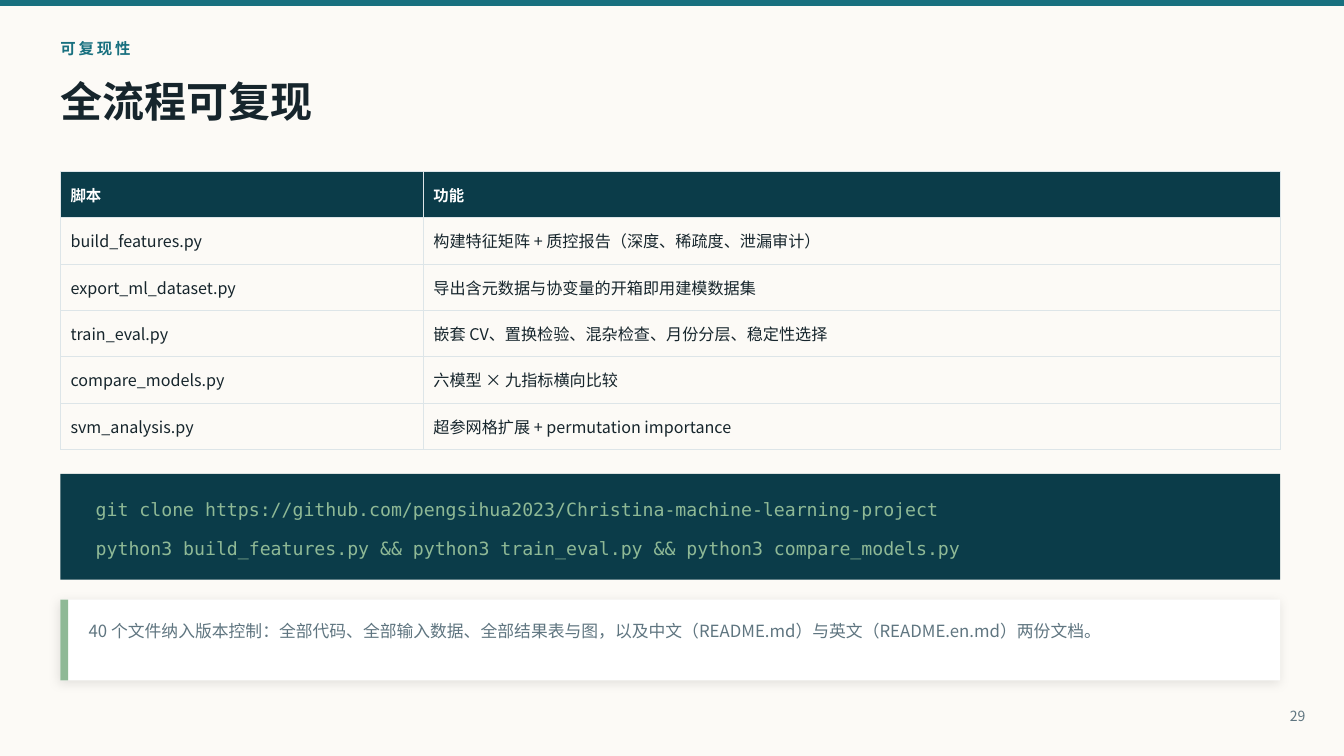
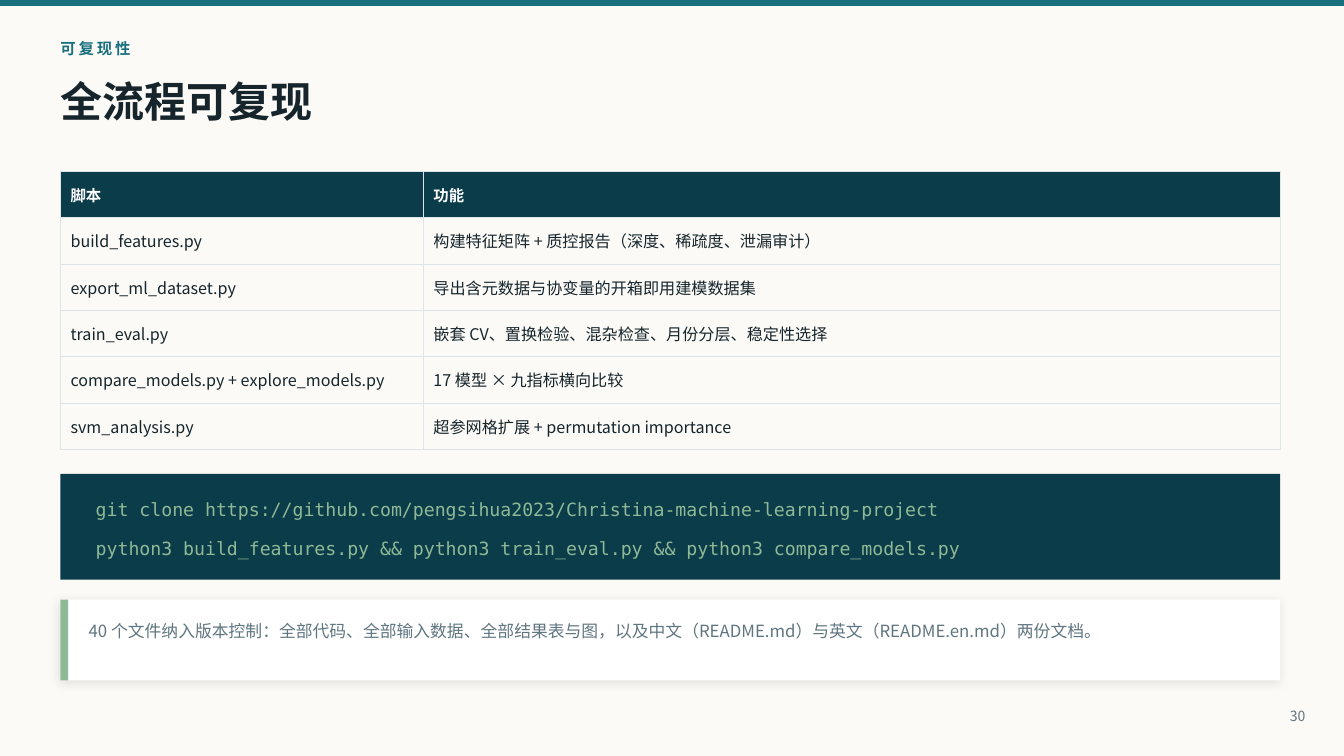
Before and after one commit to pengsihua2023/Christina-machine-learning-project, a slide deck: slide 30 of slides/Influenza_Microbiome_ML_Overview_ZH.pptx (slide 29 before the commit). Drawn at 1344x756 pixels with LibreOffice and Linux fonts; fonts in the diff are those of the drawing. Boxes give left, top, right and bottom in pixels: in the first picture for what was removed or moved away, otherwise in the second. Text is boxed around its words. In the diff, an @@ line names an element or a change of style, - is before the commit and + after.

```diff
--- a/slides/Influenza_Microbiome_ML_Overview_ZH.pptx
+++ b/slides/Influenza_Microbiome_ML_Overview_ZH.pptx
@@ table at (x1=60, y1=171, x2=1280, y2=441) @@
-row 5, column 1: compare_models.py
+row 5, column 1: compare_models.py + explore_models.py
-row 5, column 2: 六模型 × 九指标横向比较
+row 5, column 2: 17 模型 × 九指标横向比较
@@ text at (x1=1290, y1=710, x2=1306, y2=721): text changed @@
-29
+30
```
Also in this commit, not shown: 17 other slides changed, 2 slides added, 1 slide removed, 3 other files.
